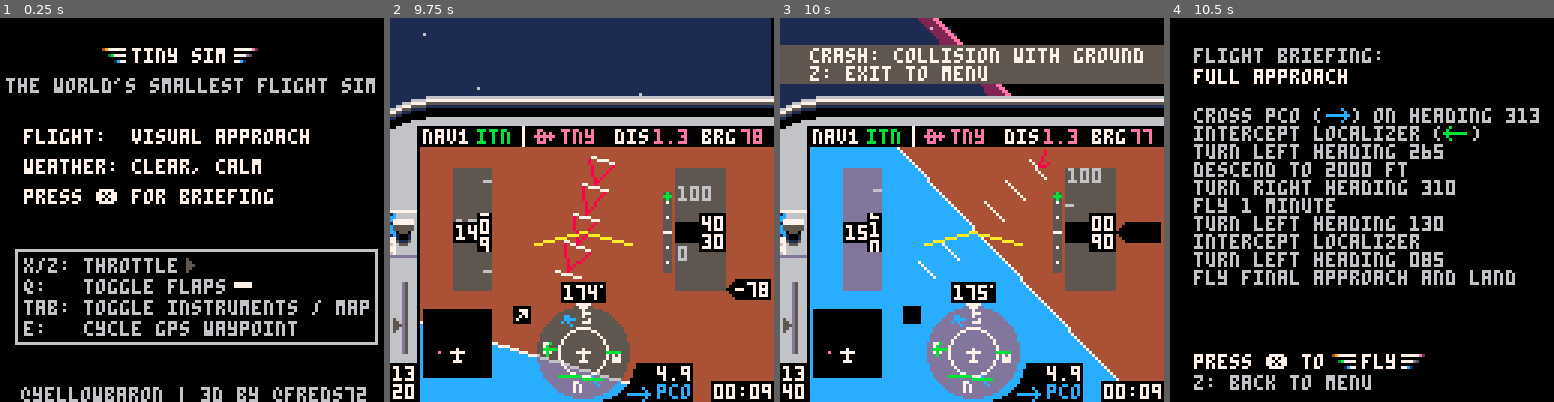
Above: before the commit, frames 1-4 (left to right).
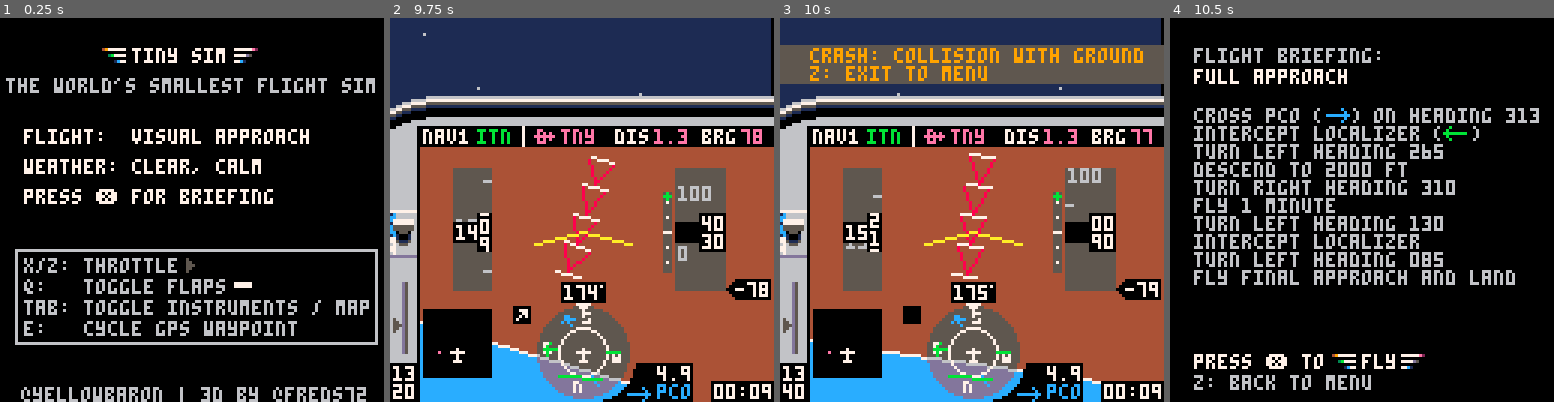
Above: after the commit, the same moments.

Repository: freds72/tiny_sim
Game: PICO-8 cartridge carts/tinysim.p8
Same seed, same stepped clock (60 frames per second), same inputs: the game is played once before the commit and once after it.
Inputs:
- Up to frame 1 (0.25 s): no input
- Up to frame 2 (9.75 s): tap X (X key) at 0.33, 0.7, 1.43, 2.58, 3.1, 3.62, 4.13, 4.65, 5.17, 5.68, 6.2, 6.72, 7.23, 7.75, 8.27, 8.78, 9.3 s; tap O (Z key) at 1.07, 1.8, 2.43, 3.07, 3.7, 4.33, 4.97, 5.6, 6.23, 6.87, 7.5, 8.13, 8.77, 9.4 s; hold Right 2.33-3.33 s; hold Right 3.38-4.22 s; hold Up 4.27-4.67 s; hold Right 4.72-5.72 s; hold Down 5.77-6.1 s; hold Left 6.15-6.98 s; hold Right 7.03-8.03 s; hold Right 8.08-8.92 s; hold Up 8.97-9.37 s; hold Right from 9.42 s (still down)
- Up to frame 3 (10 s): keep holding Right; tap X (X key) at 9.82 s
- Up to frame 4 (10.5 s): tap O (Z key) at 10.03 s; tap X (X key) at 10.33 s; release Right at 10.42 s; hold Down from 10.47 s (still down)

Frames 1-2 are identical in both runs. In frame 3, 33% of the frame differs, in the area x 7-100%, y 0-96%; in frame 4, nothing differs.

Commit message:
Sim freezes when crashing

Diff:
--- a/carts/tinysim.p8
+++ b/carts/tinysim.p8
@@ -381,7 +381,7 @@
 
       -- checklanded()
       if (ias>180 and not self.crashed) then
-        make_msg("crash: exceeded maximum speed\nz: exit to menu",180)
+        make_msg("crash: exceeded maximum speed\nz: exit to menu",300)
         self.crashed=true
         sfx(4)
       elseif alt<=0 and not onground then
@@ -393,7 +393,7 @@
         elseif vs>-1000 and pitch>-0.5 and abs(bank)<30 then
           make_msg("oops... hard landing")
         else
-          make_msg("crash: collision with ground\nz: exit to menu",180)
+          make_msg("crash: collision with ground\nz: exit to menu",300)
           self.crashed=true
           sfx(3)
         end
@@ -404,7 +404,6 @@
         -- stop rolling sound
         sfx(6,-2)
       end
-      if(self.crashed and btn(4)) make_msg() menu=1
 
       timer+=1/30
       -- flaps(): moved to input
@@ -803,11 +802,9 @@
       _init()
     end
   else
-   sim:input()
-
-   sim:update()
-
-   if(sim.crashed==true) sfx(2,-2) sfx(7,-2) sfx(6,-2)
+   if(not sim.crashed) sim:input() sim:update()
+   if(sim.crashed) sfx(2,-2) sfx(7,-2) sfx(6,-2)
+   if(sim.crashed and btn(4)) make_msg() menu=1
 
 	  -- update cam
 	  cam:track(sim:get_pos())
